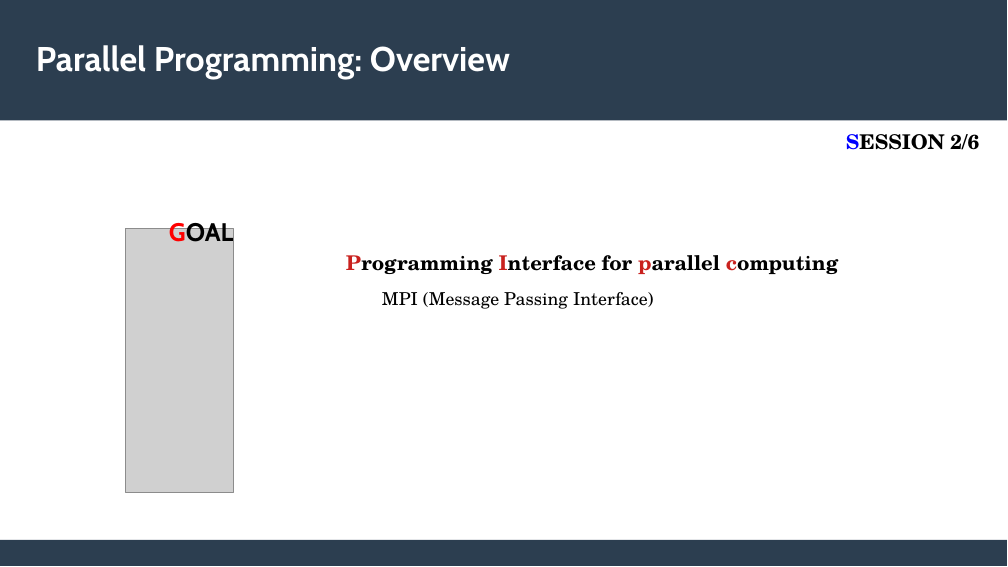
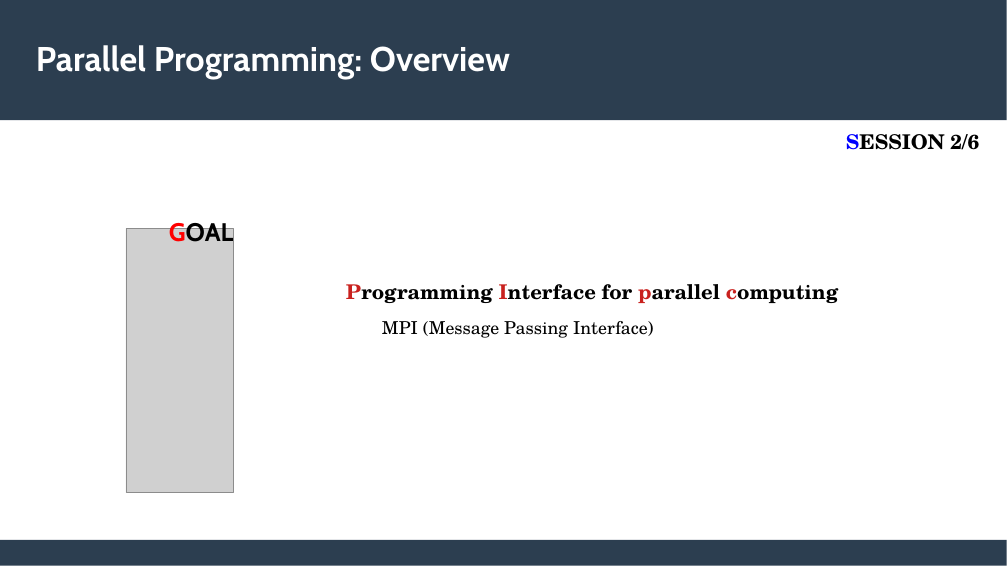
Before and after one commit to lemoinep/ParallelProgramming, a slide deck: slide 2 of MySlides/Session2_ParallelProgramming_MPI.pptx. Drawn at 1008x567 pixels with LibreOffice and Linux fonts; fonts in the diff are those of the drawing; grey boxes stand for pictures. Boxes give left, top, right and bottom in pixels: in the first picture for what was removed or moved away, otherwise in the second. Text is boxed around its words. In the diff, an @@ line names an element or a change of style, - is before the commit and + after.

```diff
--- a/MySlides/Session2_ParallelProgramming_MPI.pptx
+++ b/MySlides/Session2_ParallelProgramming_MPI.pptx
@@ text "Programming Interface for parallel computing": place and size @@
-text "Programming Interface for parallel computing" at <box>346,255,838,309</box>
+text "Programming Interface for parallel computing" at <box>346,284,838,338</box>
```
Also in this commit, not shown: 11 other slides changed, 6 slides added, 3 slides removed, 1 other file.
